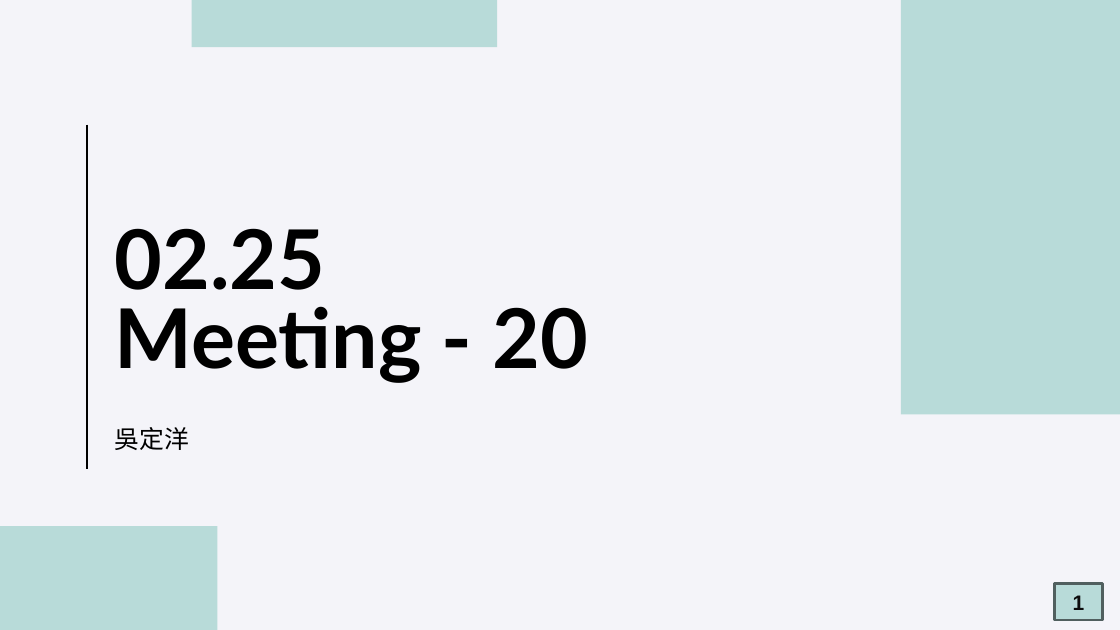
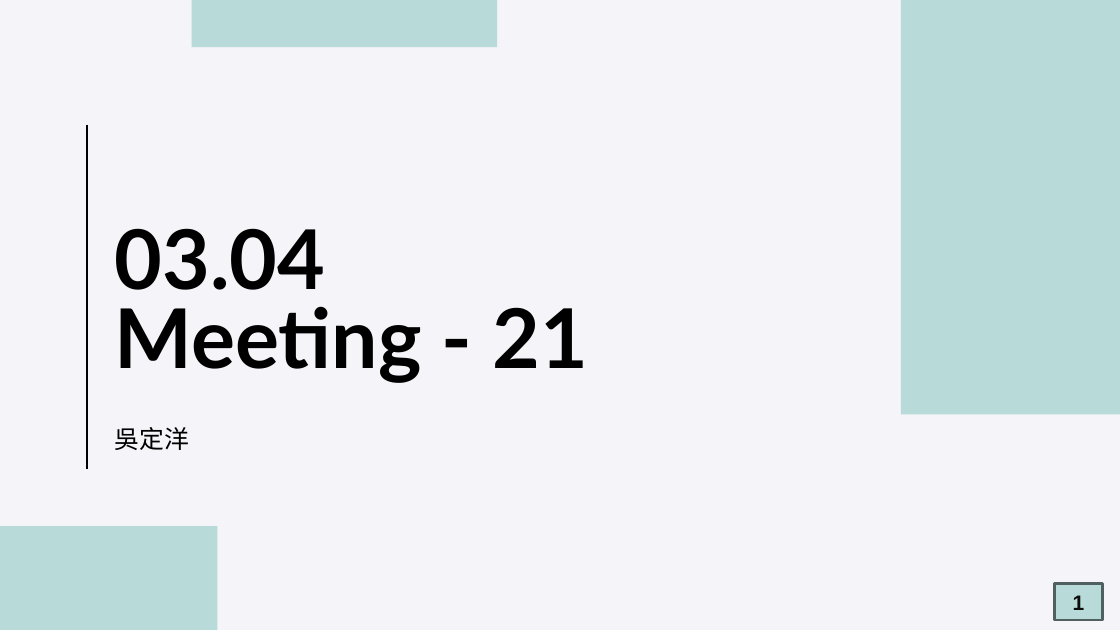
Before and after one commit to oscar9335/RTT_Research, a slide deck: slide 1 of meeting/2025-03-04/2025-03-04meeting 吳定洋.pptx. Drawn at 1120x630 pixels with LibreOffice and Linux fonts; fonts in the diff are those of the drawing. Boxes give left, top, right and bottom in pixels: in the first picture for what was removed or moved away, otherwise in the second. Text is boxed around its words. In the diff, an @@ line names an element or a change of style, - is before the commit and + after.

```diff
--- a/meeting/2025-03-04/2025-03-04meeting 吳定洋.pptx
+++ b/meeting/2025-03-04/2025-03-04meeting 吳定洋.pptx
@@ title at box(114, 228, 589, 383): text changed @@
-02.25
-Meeting - 20
+03.04
+Meeting - 21
```
Also in this commit, not shown: 7 other slides changed, 9 slides added, 16 slides removed, 6 other files.
